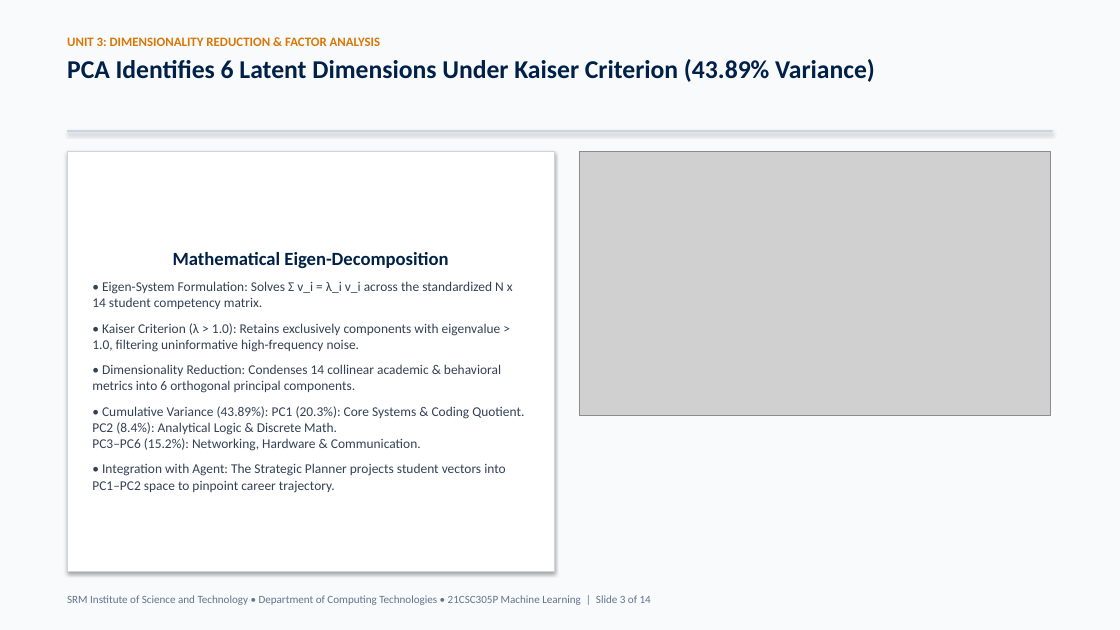
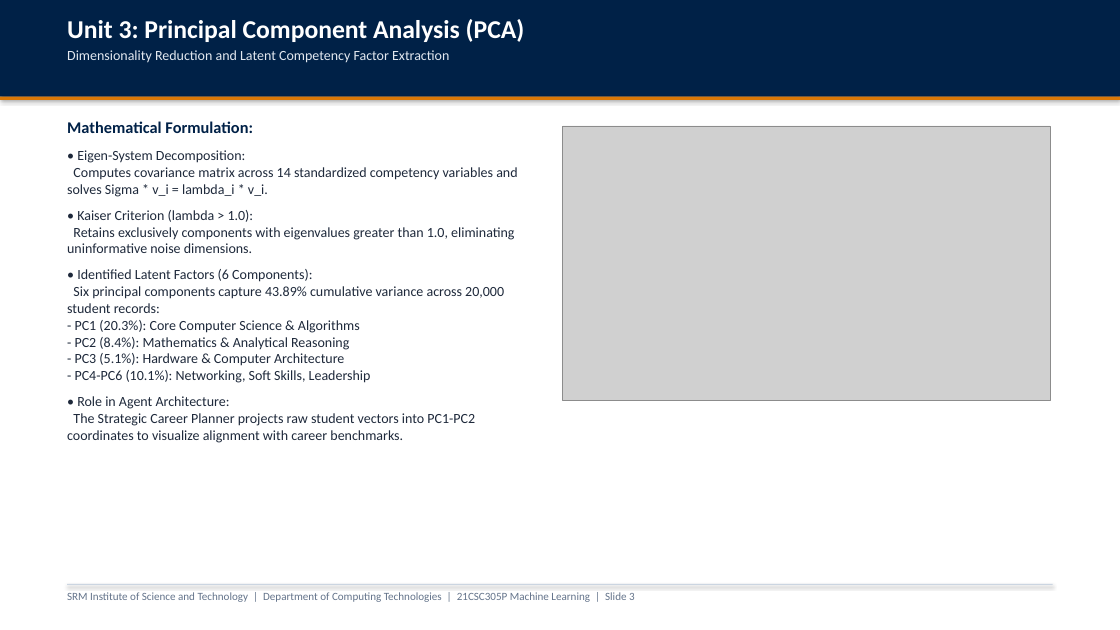
Before and after one commit to parth2024-tech/SRM-21CSC305P-Machine-Learning-Career-Guidance-Debate-Agent, a slide deck: slide 3 of presentation_unit3_unit4_unit5.pptx. Drawn at 1120x630 pixels with LibreOffice and Linux fonts; fonts in the diff are those of the drawing; grey boxes stand for pictures. Boxes give left, top, right and bottom in pixels: in the first picture for what was removed or moved away, otherwise in the second. Text is boxed around its words. In the diff, an @@ line names an element or a change of style, - is before the commit and + after.

Commit message:
refactor(presentation): switch to clean generic academic PPT template without emojis or pastel dashboard cards

```diff
--- a/presentation_unit3_unit4_unit5.pptx
+++ b/presentation_unit3_unit4_unit5.pptx
@@ rectangle at (0, 0, 1120, 630): fill #F8FAFC to #FFFFFF @@
@@ rectangle added at (0, 0, 1120, 97), fill #002147 @@
@@ text at (67, 19, 525, 63): text changed; size 22 to 12 pt; text colour #002147 to #E2E8F0; bold off @@
-UNIT 3: DIMENSIONALITY REDUCTION & FACTOR ANALYSIS
-PCA Identifies 6 Latent Dimensions Under Kaiser Criterion (43.89% Variance)
+Unit 3: Principal Component Analysis (PCA)
+Dimensionality Reduction and Latent Competency Factor Extraction
@@ rectangle: place and size @@
-rectangle at (67, 130, 1053, 133)
+rectangle at (0, 97, 1120, 100)
@@ rectangle at (0, 97, 1120, 100): fill #CBD5E1 to #D97706 @@
@@ text "Mathematical Formulation:": place and size @@
-text "Mathematical Formulation:" at (67, 151, 555, 571)
+text "Mathematical Formulation:" at (67, 121, 517, 443)
@@ text "Mathematical Formulation:" at (67, 121, 517, 443): vertical alignment middle to top; fill #FFFFFF to none; outline #CBD5E1 0.75 pt to none; shadow off @@
@@ text at (67, 121, 517, 443): text changed; size 11.5 to 12 pt; text colour #334155 to #1E293B @@
-Mathematical Eigen-Decomposition
-• Eigen-System Formulation: Solves Σ v_i = λ_i v_i across the standardized N x 14 student competency matrix.
-• Kaiser Criterion (λ > 1.0): Retains exclusively components with eigenvalue > 1.0, filtering uninformative high-frequency noise.
-• Dimensionality Reduction: Condenses 14 collinear academic & behavioral metrics into 6 orthogonal principal components.
-• Cumulative Variance (43.89%): PC1 (20.3%): Core Systems & Coding Quotient.
-PC2 (8.4%): Analytical Logic & Discrete Math.
-PC3–PC6 (15.2%): Networking, Hardware & Communication.
-• Integration with Agent: The Strategic Planner projects student vectors into PC1–PC2 space to pinpoint career trajectory.
+Mathematical Formulation:
+• Eigen-System Decomposition:
+Computes covariance matrix across 14 standardized competency variables and solves Sigma * v_i = lambda_i * v_i.
+• Kaiser Criterion (lambda > 1.0):
+Retains exclusively components with eigenvalues greater than 1.0, eliminating uninformative noise dimensions.
+• Identified Latent Factors (6 Components):
+Six principal components capture 43.89% cumulative variance across 20,000 student records:
+- PC1 (20.3%): Core Computer Science & Algorithms
+- PC2 (8.4%): Mathematics & Analytical Reasoning
+- PC3 (5.1%): Hardware & Computer Architecture
+- PC4-PC6 (10.1%): Networking, Soft Skills, Leadership
+• Role in Agent Architecture:
+The Strategic Career Planner projects raw student vectors into PC1-PC2 coordinates to visualize alignment with career benchmarks.
@@ picture: place and size @@
-picture at (580, 151, 1050, 416)
+picture at (563, 126, 1050, 400)
@@ text at (67, 592, 635, 602): text changed @@
-SRM Institute of Science and Technology • Department of Computing Technologies • 21CSC305P Machine Learning | Slide 3 of 14
+SRM Institute of Science and Technology | Department of Computing Technologies | 21CSC305P Machine Learning | Slide 3
@@ rectangle added at (67, 584, 1053, 585), fill #CBD5E1 @@
```
Also in this commit, not shown: 13 other slides changed, 2 other files.
